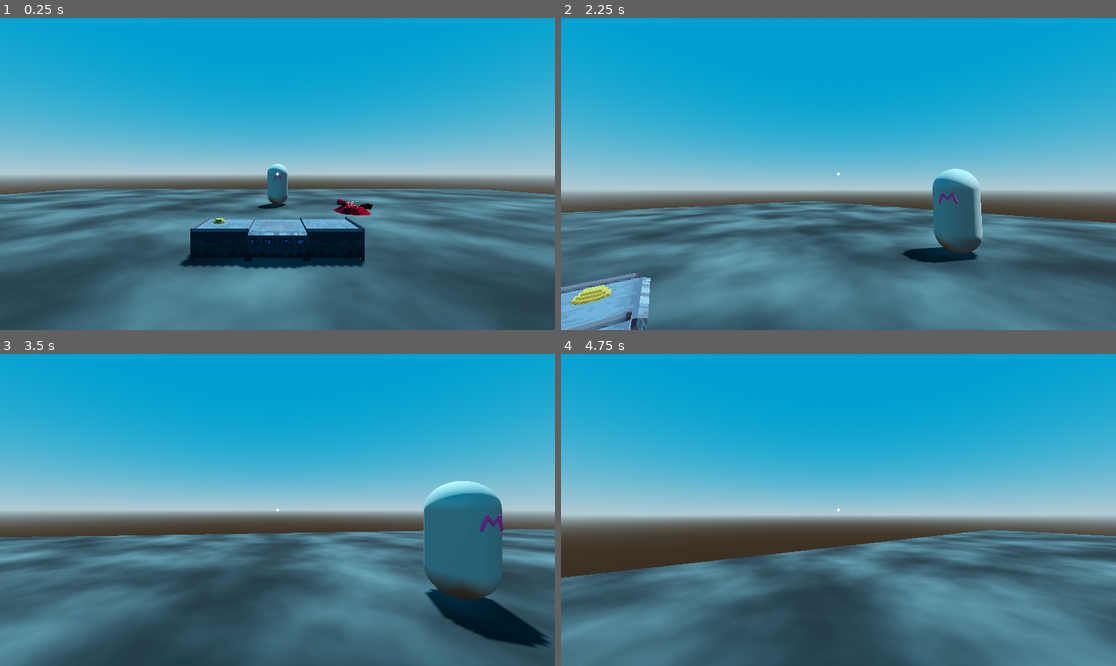
Above: before the commit, frames 1-4 (two rows, left to right).
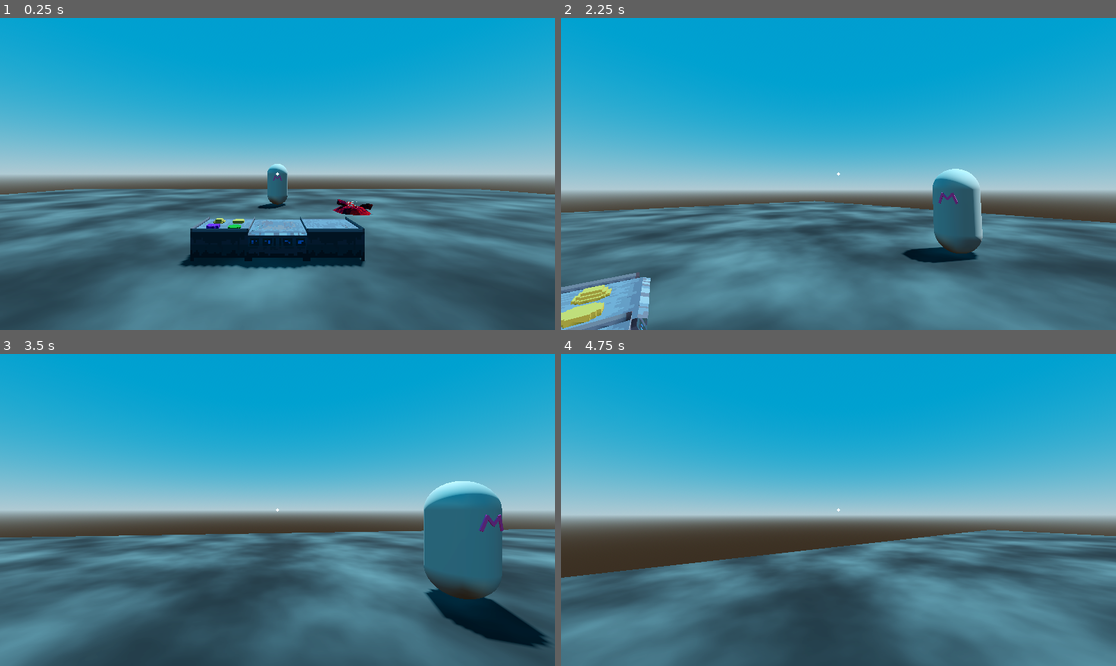
Above: after the commit, the same moments.

Repository: ZsoltHevesi/spooky-cooking-sim
Game: Godot game, scene res://3d_cooking/worlds/restaurant.tscn
Same seed, same stepped clock (60 frames per second), same inputs: the game is played once before the commit and once after it.
Inputs (mouse positions are in pixels of both pictures, inside the frame that each line leads up to):
- Up to frame 1 (0.25 s): no input
- Up to frame 2 (2.25 s): tap Enter at 0.5 s; move the mouse to (832, 180) at 0.52 s; press the mouse at (832, 180) at 0.53 s; hold W (move_forward) from 0.53 s (still down); move the mouse to (877, 177) at 1.27 s; release the mouse at (877, 177) at 1.28 s; right-click (877, 177) at 1.35 s; move the mouse to (794, 170) at 2.02 s; press the mouse at (794, 170) at 2.03 s
- Up to frame 3 (3.5 s): move the mouse to (283, 510) at 2.77 s; release W (move_forward) at 2.78 s; release the mouse at (283, 510) at 2.78 s; hold A (move_left) from 2.78 s (still down); right-click (283, 510) at 2.85 s; click (283, 510) at 2.92 s
- Up to frame 4 (4.75 s): move the mouse to (816, 503) at 3.52 s; release A (move_left) at 3.53 s; press the mouse at (816, 503) at 3.53 s; hold W (move_forward) from 3.53 s (still down); move the mouse to (866, 510) at 4.27 s; release the mouse at (866, 510) at 4.28 s; right-click (866, 510) at 4.35 s

The runs differ from the first frame. In frame 1, less than 0.1% of the frame differs, in the area x 37-45%, y 64-68%; in frame 2, 0.4%, in the area x 0-8%, y 91-100%; in frame 3, less than 0.1%; in frame 4, less than 0.1%.

Commit message:
added all spawns back to stove scene

Diff:
--- a/_Scenes/stove.tscn
+++ b/_Scenes/stove.tscn
@@ -9,9 +9,15 @@
 [ext_resource type="ArrayMesh" uid="uid://ffyipym6ngmt" path="res://_Assets/Objects/spookjam_spatula_dirty.obj" id="7_xdkmo"]
 [ext_resource type="Texture2D" uid="uid://cmqhcg888v5h0" path="res://_Assets/Objects/spatula_Clean.png" id="8_ngs6l"]
 [ext_resource type="ArrayMesh" uid="uid://d1vnal5giv1xb" path="res://_Assets/Objects/spookjam_spatula_clean.obj" id="9_00sla"]
-[ext_resource type="PackedScene" uid="uid://c4lq4scqtowpd" path="res://spawn.tscn" id="10_fs3e2"]
+[ext_resource type="PackedScene" uid="uid://c4lq4scqtowpd" path="res://_Scenes/spawn.tscn" id="10_fs3e2"]
 [ext_resource type="ArrayMesh" uid="uid://bkd5umt6g8cvb" path="res://_Assets/ingredients/burger_top_bun.obj" id="10_v2vck"]
 [ext_resource type="PackedScene" uid="uid://t6g25kc7neum" path="res://_Scenes/burger_top_bun.tscn" id="11_43nga"]
+[ext_resource type="PackedScene" uid="uid://bi1w5tbdlvonc" path="res://_Scenes/burger_bottom_bun.tscn" id="13_pjsr7"]
+[ext_resource type="ArrayMesh" uid="uid://buvj54j4uti27" path="res://_Assets/ingredients/burger_bottom_bun.obj" id="14_0r2c0"]
+[ext_resource type="PackedScene" uid="uid://dbd18sc4fngn5" path="res://_Scenes/burger_patty.tscn" id="15_s4724"]
+[ext_resource type="ArrayMesh" uid="uid://btytu64lalfd2" path="res://_Assets/ingredients/burger_patty.obj" id="16_f2hw8"]
+[ext_resource type="PackedScene" uid="uid://b4f3mvgyb58oq" path="res://_Scenes/burger_lettuce.tscn" id="17_fihpr"]
+[ext_resource type="ArrayMesh" uid="uid://ya6giyapa3nj" path="res://_Assets/ingredients/burger_lettuce.obj" id="18_3qoi4"]
 
 [sub_resource type="StandardMaterial3D" id="StandardMaterial3D_swcym"]
 albedo_texture = ExtResource("2_5trsd")
@@ -85,10 +91,28 @@
 material_override = SubResource("StandardMaterial3D_dgkc3")
 mesh = ExtResource("9_00sla")
 
-[node name="spawn" parent="." instance=ExtResource("10_fs3e2")]
+[node name="top_bun_spawn" parent="." instance=ExtResource("10_fs3e2")]
 transform = Transform3D(1, 0, 0, 0, 1, 0, 0, 0, 1, 0.2, 0.5, -1.2)
 entity = ExtResource("11_43nga")
 spawn_mesh = ExtResource("10_v2vck")
 mesh_scale = Vector3(0.25, 0.25, 0.25)
 
+[node name="bottom_bun_spawn" parent="." instance=ExtResource("10_fs3e2")]
+transform = Transform3D(1, 0, 0, 0, 1, 0, 0, 0, 1, 0.2, 0.5, -0.8)
+entity = ExtResource("13_pjsr7")
+spawn_mesh = ExtResource("14_0r2c0")
+mesh_scale = Vector3(0.25, 0.25, 0.25)
+
+[node name="patty_spawn" parent="." instance=ExtResource("10_fs3e2")]
+transform = Transform3D(1, 0, 0, 0, 1, 0, 0, 0, 1, -0.2, 0.5, -1.2)
+entity = ExtResource("15_s4724")
+spawn_mesh = ExtResource("16_f2hw8")
+mesh_scale = Vector3(0.25, 0.25, 0.25)
+
+[node name="lettuce_spawn" parent="." instance=ExtResource("10_fs3e2")]
+transform = Transform3D(1, 0, 0, 0, 1, 0, 0, 0, 1, -0.2, 0.5, -0.8)
+entity = ExtResource("17_fihpr")
+spawn_mesh = ExtResource("18_3qoi4")
+mesh_scale = Vector3(0.25, 0.25, 0.25)
+
 [connection signal="interacted" from="." to="." method="_on_interacted"]
--- a/_Scripts/stove.gd
+++ b/_Scripts/stove.gd
@@ -1,7 +1,10 @@
 extends Interactible
 @onready var camera_3d: Camera3D = $Camera3D
 @onready var stove: StaticBody3D = $"."
-@onready var spawn: Spawner = $spawn
+@onready var top_bun_spawn: Spawner = $top_bun_spawn
+@onready var bottom_bun_spawn: Spawner = $bottom_bun_spawn
+@onready var patty_spawn: Spawner = $patty_spawn
+@onready var lettuce_spawn: Spawner = $lettuce_spawn
 
 var is_in_use : bool = false
 
@@ -13,7 +16,10 @@
 var instance
 
 func _ready() -> void:
-	spawn.spawn_new()
+	top_bun_spawn.spawn_new()
+	bottom_bun_spawn.spawn_new()
+	patty_spawn.spawn_new()
+	lettuce_spawn.spawn_new()
 	set_physics_process(false)
 
 func _input(event: InputEvent) -> void:
Not shown: 1 places in _Scenes/spawn.tscn that only renumber resources
Not shown: 1 places in _Scenes/stove.tscn that only renumber resources
